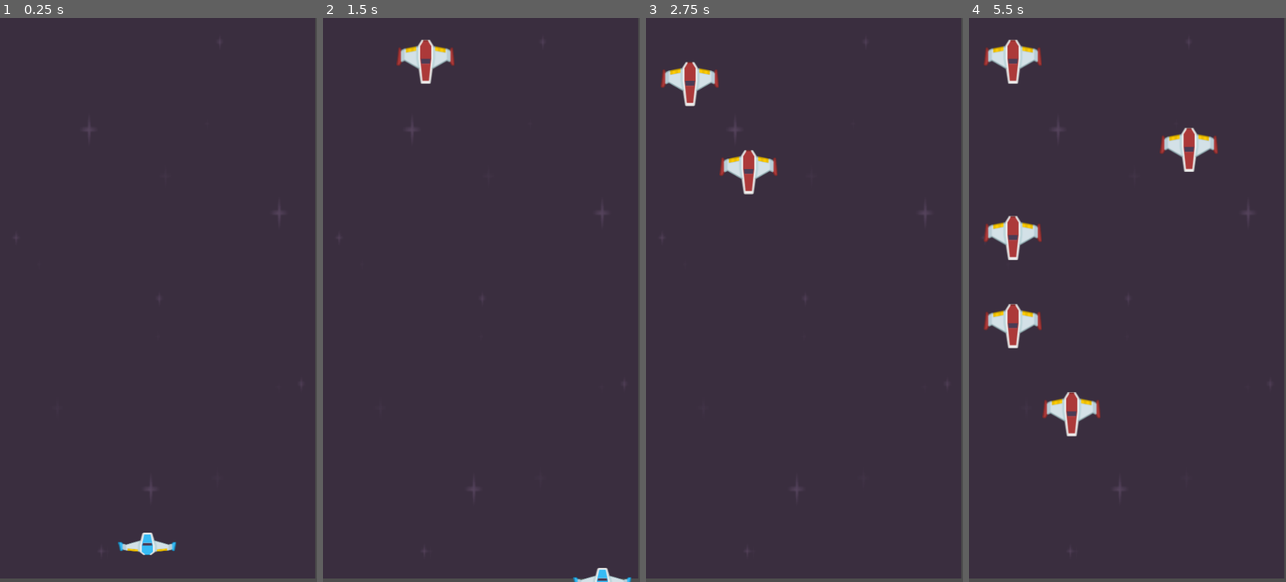
Above: before the commit, frames 1-4 (left to right).
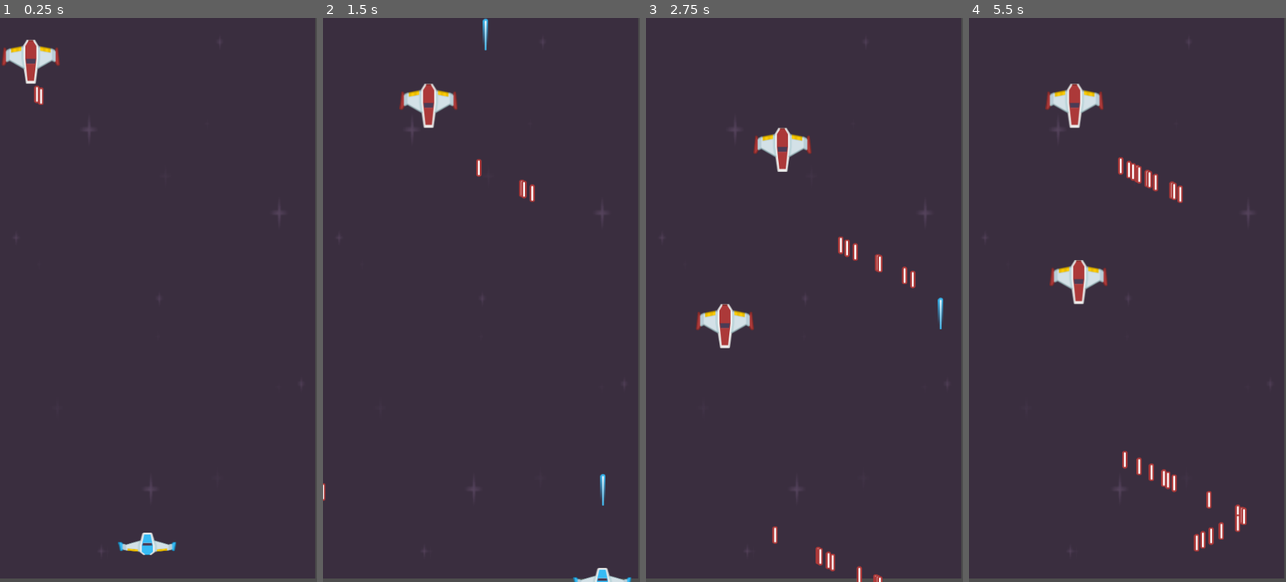
Above: after the commit, the same moments.

Repository: Dan-Wood-0801/Godot_Shooter_Game_Tutorial
Game: Godot game, scene res://world.tscn
Same seed, same stepped clock (60 frames per second), same inputs: the game is played once before the commit and once after it.
Inputs:
- Up to frame 1 (0.25 s): no input
- Up to frame 2 (1.5 s): hold D (move_right) 0.53-1.28 s; tap Space (shoot) at 0.6, 1.35 s; hold S (move_down) from 1.28 s (still down)
- Up to frame 3 (2.75 s): release S (move_down) at 2.03 s; hold D (move_right) from 2.03 s (still down); tap Space (shoot) at 2.1 s
- Up to frame 4 (5.5 s): release D (move_right) at 2.78 s; hold W (move_up) 2.78-3.53 s; tap Space (shoot) every 0.75 s from 2.85 to 5.1 s; hold A (move_left) 3.53-5.03 s; hold S (move_down) from 5.03 s (still down)

The runs differ from the first frame. In frame 1, 0.8% of the frame differs, in the area x 0-19%, y 3-16%; in frame 2, 1.9%; in frame 3, 3.6%; in frame 4, 6.4%, in the area x 4-88%, y 3-95%.
Error before the commit: Invalid call. Nonexistent function 'instance' in base 'PackedScene'. (res://world.gd:15)

Commit message:
Completed base game and added modifications
horizontal enemy movement and enemy projectiles

Diff:
--- a/space-shooter-tutorial/EnemySpawner.tscn
+++ b/space-shooter-tutorial/EnemySpawner.tscn
@@ -10,16 +10,10 @@
 [node name="Pos1" type="Marker2D" parent="Positions" unique_id=873756806]
 position = Vector2(75, 0)
 
-[node name="Pos2" type="Marker2D" parent="Positions" unique_id=1922550623]
-position = Vector2(175, 0)
-
-[node name="Pos3" type="Marker2D" parent="Positions" unique_id=1852543482]
+[node name="Pos2" type="Marker2D" parent="Positions" unique_id=1852543482]
 position = Vector2(275, 0)
 
-[node name="Pos4" type="Marker2D" parent="Positions" unique_id=378196482]
-position = Vector2(375, 0)
-
-[node name="Pos5" type="Marker2D" parent="Positions" unique_id=1313709147]
+[node name="Pos3" type="Marker2D" parent="Positions" unique_id=1313709147]
 position = Vector2(475, 0)
 
 [node name="SpawnTimer" type="Timer" parent="." unique_id=420625446]
--- /dev/null
+++ b/space-shooter-tutorial/Enemy_Laser.tscn
@@ -0,0 +1,22 @@
+[gd_scene format=3 uid="uid://bjt0vxtwido7d"]
+
+[ext_resource type="Script" uid="uid://bpjxecd1k5xhu" path="res://enemy_laser.gd" id="1_kub2n"]
+[ext_resource type="Texture2D" uid="uid://b3wi4v20x2bwp" path="res://Assets/laserRed05.png" id="2_tk35n"]
+
+[sub_resource type="CapsuleShape2D" id="CapsuleShape2D_f2ux1"]
+radius = 4.0
+
+[node name="EnemyLaser" type="Area2D" unique_id=344526744]
+collision_layer = 16
+collision_mask = 2
+script = ExtResource("1_kub2n")
+
+[node name="Sprite2D" type="Sprite2D" parent="." unique_id=2116672274]
+position = Vector2(0, 1.0728836e-06)
+scale = Vector2(1, 0.81081086)
+texture = ExtResource("2_tk35n")
+
+[node name="CollisionShape2D" type="CollisionShape2D" parent="." unique_id=1129722875]
+shape = SubResource("CapsuleShape2D_f2ux1")
+
+[connection signal="area_entered" from="." to="." method="_on_area_entered"]
--- a/space-shooter-tutorial/Projectiles/player_laser.gd
+++ b/space-shooter-tutorial/Projectiles/player_laser.gd
@@ -1,16 +1,11 @@
 extends Area2D
+var speed = 1000
 
-
-# Called when the node enters the scene tree for the first time.
-func _ready() -> void:
-	pass # Replace with function body.
-
-
-# Called every frame. 'delta' is the elapsed time since the previous frame.
-func _process(delta: float) -> void:
-	pass
+func _physics_process(delta: float):
+	global_position.y += -speed*delta
 
 
 func _on_PlayerLaser_area_entered(area: Area2D) -> void:
 	if area.is_in_group("Enemies"):
-		area.take_damage(1)
+		area.enemy_take_damage(1)
+		queue_free()
--- a/space-shooter-tutorial/enemy.gd
+++ b/space-shooter-tutorial/enemy.gd
@@ -1,16 +1,39 @@
 extends Area2D
 
-@export var speed:int = 150
+@onready var timer:Timer = $HMoveTimer
+var EnemyLaser = preload("res://Enemy_Laser.tscn")
+var laser_spawn_position = null
 var hp = 1
+var v_speed = 5
+var h_speed = 3.5
 
-func _physics_process(delta):
-	global_position.y += speed * delta
+func _physics_process(_delta) -> void:
+	global_position.y += v_speed
+	global_position.x += h_speed
+	var enemy_shoot = randf()
+	if enemy_shoot > 0.8:
+		shoot_enemy_laser()
 
-func take_damage(damage):
+func horizontal_movement():
+	var h_movement = randf()
+	if h_movement > 0.5:
+		h_speed *= -1
+
+func shoot_enemy_laser():
+	var enemy_laser = EnemyLaser.instantiate()
+	enemy_laser.global_position = $EnemyMuzzle.global_position
+	add_child(enemy_laser)
+
+func enemy_take_damage(damage):
+	print_debug("enemy damage")
 	hp -= damage
 	if hp <= 0:
 		queue_free()
 
 func _on_Enemy_area_entered(area):
 	if area is Player:
-		area.take_damage(1)
+		area.player_take_damage(1)
+
+
+func _on_h_move_timer_timeout() -> void:
+	horizontal_movement()
--- a/space-shooter-tutorial/enemy.tscn
+++ b/space-shooter-tutorial/enemy.tscn
@@ -7,8 +7,8 @@
 radius = 48.010414
 
 [node name="Enemy" type="Area2D" unique_id=1023171662 groups=["Enemies"]]
-collision_layer = 4
-collision_mask = 10
+collision_layer = 20
+collision_mask = 11
 script = ExtResource("1_4gyqm")
 
 [node name="CollisionShape2D" type="CollisionShape2D" parent="." unique_id=331013330]
@@ -18,4 +18,11 @@
 rotation = 3.1415927
 texture = ExtResource("2_qi2p4")
 
+[node name="EnemyMuzzle" type="Marker2D" parent="." unique_id=327185420]
+
+[node name="HMoveTimer" type="Timer" parent="." unique_id=2110730201]
+wait_time = 0.5
+autostart = true
+
 [connection signal="area_entered" from="." to="." method="_on_Enemy_area_entered"]
+[connection signal="timeout" from="HMoveTimer" to="." method="_on_h_move_timer_timeout"]
--- /dev/null
+++ b/space-shooter-tutorial/enemy_laser.gd
@@ -0,0 +1,14 @@
+extends Area2D
+
+var speed = 200
+
+func _physics_process(delta: float):
+	global_position.y += speed*delta
+
+
+
+
+func _on_area_entered(area: Area2D) -> void:
+	if area is Player:
+		area.player_take_damage(1)
+		queue_free()
--- a/space-shooter-tutorial/enemy_spawner.gd
+++ b/space-shooter-tutorial/enemy_spawner.gd
@@ -14,8 +14,5 @@
 	enemy.global_position = spawn_positions[index].global_position
 	add_child(enemy)
 
-
-
-
 func _on_spawn_timer_timeout():
 	spawn_enemy()
--- a/space-shooter-tutorial/player.gd
+++ b/space-shooter-tutorial/player.gd
@@ -2,9 +2,9 @@
 class_name Player
 var speed = 300
 var input_vector = Vector2.ZERO
-var hp = 3
+var hp = 10
 signal spawn_laser(location)
-@onready var muzzle = $Muzzle
+@onready var player_muzzle = $PlayerMuzzle
 
 func _physics_process(delta: float):
 	input_vector.x = Input.get_action_strength("move_right") - Input.get_action_strength("move_left")
@@ -13,7 +13,7 @@
 	global_position += input_vector * speed * delta
 
 	if Input.is_action_just_pressed("shoot"):
-		shoot_laser()
+		shoot_player_laser()
 
 # Called when the node enters the scene tree for the first time.
 func _ready() -> void:
@@ -25,15 +25,18 @@
 	pass
 
 
-func take_damage(damage):
+func player_take_damage(damage):
 	hp -= damage
 	if hp <= 0:
 		queue_free()
 
+func shoot_player_laser():
+	emit_signal("spawn_laser", player_muzzle.global_position)
 
-func _on_Player_area_entered(area):
+
+func _on_area_entered(area: Area2D):
 	if area.is_in_group("Enemies"):
-		area.take_damage(1)
-
-func shoot_laser():
-	emit_signal("spawn_laser", muzzle.global_position)
+		area.enemy_take_damage(1) #enemy doesn't die when player crashes into enemy
+		player_take_damage(1)
+	if area.is_in_group("Enemy Laser"):
+		player_take_damage(1)
--- a/space-shooter-tutorial/player_2.tscn
+++ b/space-shooter-tutorial/player_2.tscn
@@ -4,19 +4,20 @@
 [ext_resource type="Texture2D" uid="uid://cudjgd6r8etbj" path="res://Assets/playerShip1_blue.png" id="1_wkcja"]
 
 [node name="Player" type="Area2D" unique_id=1345122820]
-collision_layer = 2
-collision_mask = 11
+collision_layer = 10
+collision_mask = 21
 script = ExtResource("1_8xjnt")
 
 [node name="CollisionShape2D" type="CollisionPolygon2D" parent="." unique_id=871036008]
-polygon = PackedVector2Array(258, 879, 261, 867, 276, 867, 281, 880, 304, 886, 311, 884, 317, 883, 314, 897, 310, 895, 282, 899, 275, 906, 261, 906, 256, 901, 230, 897, 226, 897, 224, 898, 219, 884, 223, 882, 231, 886)
+position = Vector2(-278, -889)
+polygon = PackedVector2Array(258, 879, 261, 867, 276, 867, 284, 880, 304, 886, 311, 884, 317, 883, 314, 897, 310, 895, 282, 899, 275, 906, 261, 906, 256, 901, 230, 897, 226, 897, 224, 898, 219, 884, 223, 882, 231, 886)
 
 [node name="Sprite2D" type="Sprite2D" parent="." unique_id=1249624182]
 position = Vector2(-8, -7)
 scale = Vector2(1, 0.5)
 texture = ExtResource("1_wkcja")
 
-[node name="Muzzle" type="Marker2D" parent="." unique_id=1648665239]
-position = Vector2(268, 849)
+[node name="PlayerMuzzle" type="Marker2D" parent="." unique_id=1648665239]
+position = Vector2(-7, -7)
 
-[connection signal="area_entered" from="." to="." method="_on_Enemy_area_entered"]
+[connection signal="area_entered" from="." to="." method="_on_area_entered"]
--- a/space-shooter-tutorial/world.gd
+++ b/space-shooter-tutorial/world.gd
@@ -1,5 +1,6 @@
 extends Node2D
-var Laser = preload("res://player_2.tscn")
+var PlayerLaser = preload("res://Projectiles/player_laser.tscn")
+var EnemyLaser = preload("res://Enemy_Laser.tscn")
 
 # Called when the node enters the scene tree for the first time.
 func _ready() -> void:
@@ -12,6 +13,11 @@
 
 
 func _on_player_spawn_laser(location):
-	var l = Laser.instance()
-	l.global_position = location
-	add_child(l)
+	var pl = PlayerLaser.instantiate()
+	pl.global_position = location
+	add_child(pl)
+
+func _on_enemy_spawn_laser(location):
+	var el = EnemyLaser.instantiate()
+	el.global_position = location
+	add_child(el)
--- a/space-shooter-tutorial/world.tscn
+++ b/space-shooter-tutorial/world.tscn
@@ -3,6 +3,7 @@
 [ext_resource type="Script" uid="uid://cj66nhj7jxub3" path="res://world.gd" id="1_036b0"]
 [ext_resource type="Texture2D" uid="uid://8ay3e2eq4i4g" path="res://Assets/darkPurple.png" id="1_aqk2v"]
 [ext_resource type="PackedScene" uid="uid://cdu5634abc5wh" path="res://player_2.tscn" id="2_aqk2v"]
+[ext_resource type="PackedScene" uid="uid://cye7lnv3k2emf" path="res://enemy.tscn" id="5_036b0"]
 [ext_resource type="PackedScene" uid="uid://chr81pryiro02" path="res://EnemySpawner.tscn" id="6_pkg7o"]
 
 [node name="World" type="Node2D" unique_id=924226701]
@@ -22,4 +23,6 @@
 [node name="Player" parent="." unique_id=1345122820 instance=ExtResource("2_aqk2v")]
 position = Vector2(259, 902)
 
+[node name="Enemy" parent="." unique_id=1023171662 instance=ExtResource("5_036b0")]
+
 [connection signal="spawn_laser" from="Player" to="." method="_on_player_spawn_laser"]
Binary file added: space-shooter-tutorial/Assets/laserRed05.png
Not shown, added: space-shooter-tutorial/Assets/laserRed05.png.import
Not shown, added: space-shooter-tutorial/enemy_laser.gd.uid
